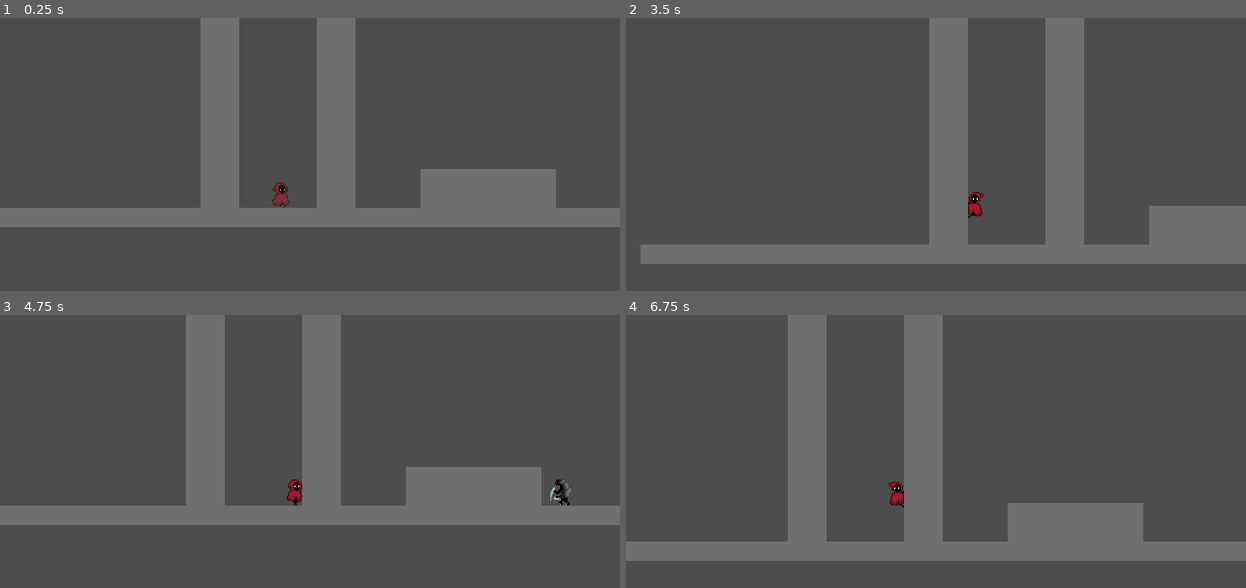
Above: before the commit, frames 1-4 (two rows, left to right).
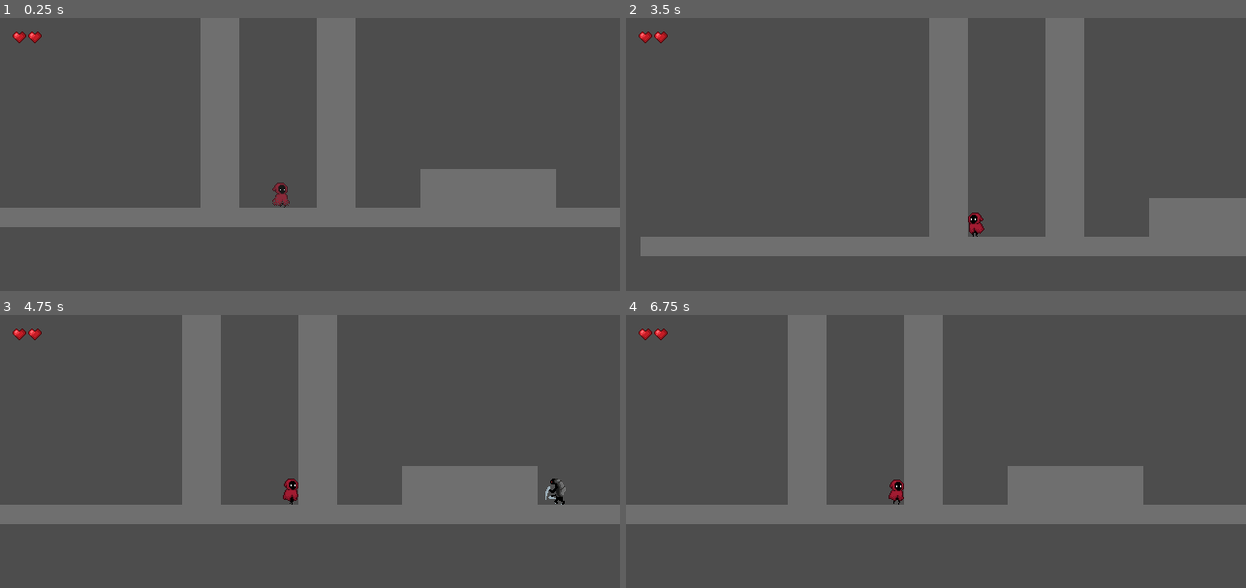
Above: after the commit, the same moments.

Repository: urboifox/platformer
Game: Godot game, scene res://scenes/game.tscn
Same seed, same stepped clock (60 frames per second), same inputs: the game is played once before the commit and once after it.
Inputs:
- Up to frame 1 (0.25 s): no input
- Up to frame 2 (3.5 s): hold Right (right) 0.53-2.03 s; tap Space (jump) at 0.6, 0.77, 1.07, 1.52, 1.55, 1.82, 2.3, 2.85, 3.02, 3.32 s; tap Q (attack) at 1.35 s; hold Left (left) from 2.03 s (still down); tap E (dash) at 2.1 s
- Up to frame 3 (4.75 s): tap Q (attack) at 3.6 s; tap Space (jump) at 3.77, 3.8, 4.07, 4.52, 4.55 s; release Left (left) at 4.28 s; hold Right (right) from 4.28 s (still down); tap E (dash) at 4.35 s
- Up to frame 4 (6.75 s): keep holding Right (right); tap Space (jump) at 4.82, 5.1, 6.02, 6.05, 6.32 s; tap Q (attack) at 5.85 s; tap E (dash) at 6.6 s

The runs differ from the first frame. In frame 1, 0.1% of the frame differs, in the area x 2-7%, y 4-10%; in frame 2, 5.6%; in frame 3, 3.1%; in frame 4, 17%, in the area x 0-100%, y 4-91%.

Commit message:
feat: add hearts to canvas layer

Diff:
--- a/scenes/game.gd
+++ b/scenes/game.gd
@@ -4,18 +4,24 @@
 
 @onready var player: Player = $player
 @onready var level_container: Node2D = $LevelContainer
+@onready var hud: CanvasLayer = $hud
 
 var _level: Node2D
 var _index := 0
 
+
 func _ready() -> void:
 	player.finished_level.connect(_on_finished_level)
 	Input.mouse_mode = Input.MOUSE_MODE_HIDDEN
+	hud.setup(player.stats.health)
+	player.health_changed.connect(hud.update_health)
+	hud.update_health(player.stats.health)
 	load_level(0)
+
 
 func load_level(index: int) -> void:
 	if index >= levels.size() or levels[index] == null:
-		push_warning("LevelManager: level '%s' was not found" % (_index + 1))
+		push_warning("LevelManager: level '%s' was not found" % (index + 1))
 		return
 	if _level:
 		_level.queue_free()
@@ -28,6 +34,7 @@
 	player.camera.reset_smoothing()
 	player.state_machine.transition("TeleportIn")
 
+
 func _on_finished_level() -> void:
 	var next_level_index := (_index + 1) % levels.size()
 	# TODO: if it's the last level do something
--- a/scenes/game.tscn
+++ b/scenes/game.tscn
@@ -4,6 +4,7 @@
 [ext_resource type="PackedScene" uid="uid://dr8ioja5inmsv" path="res://scenes/player/player.tscn" id="1_uwrxv"]
 [ext_resource type="PackedScene" uid="uid://dlpvvngv32dbk" path="res://scenes/levels/level_1.tscn" id="2_yqjtg"]
 [ext_resource type="PackedScene" uid="uid://dmqwm1whvogj4" path="res://scenes/levels/level_2.tscn" id="3_lbhrr"]
+[ext_resource type="PackedScene" uid="uid://qqv3xtq4cs7g" path="res://scenes/hud/hud.tscn" id="5_iywne"]
 
 [node name="game" type="Node2D" unique_id=1135410216]
 script = ExtResource("1_lnu2h")
@@ -12,3 +13,5 @@
 [node name="player" parent="." unique_id=265386101 instance=ExtResource("1_uwrxv")]
 
 [node name="LevelContainer" type="Node2D" parent="." unique_id=668704692]
+
+[node name="hud" parent="." unique_id=854056363 instance=ExtResource("5_iywne")]
--- /dev/null
+++ b/scenes/hud/heart.tscn
@@ -0,0 +1,35 @@
+[gd_scene format=3 uid="uid://d33tdkn3av4um"]
+
+[ext_resource type="Texture2D" uid="uid://cu1mt28jbt14b" path="res://assets/images/hearts.png" id="1_v30as"]
+
+[sub_resource type="AtlasTexture" id="AtlasTexture_iywne"]
+atlas = ExtResource("1_v30as")
+region = Rect2(128, 0, 32, 32)
+
+[sub_resource type="AtlasTexture" id="AtlasTexture_p57ef"]
+atlas = ExtResource("1_v30as")
+region = Rect2(0, 0, 32, 32)
+
+[sub_resource type="SpriteFrames" id="SpriteFrames_ydybj"]
+animations = [{
+"frames": [{
+"duration": 1.0,
+"texture": SubResource("AtlasTexture_iywne")
+}],
+"loop": 0,
+"name": &"empty",
+"speed": 10.0
+}, {
+"frames": [{
+"duration": 1.0,
+"texture": SubResource("AtlasTexture_p57ef")
+}],
+"loop": 0,
+"name": &"filled",
+"speed": 10.0
+}]
+
+[node name="heart" type="AnimatedSprite2D" unique_id=996599575]
+scale = Vector2(0.5, 0.5)
+sprite_frames = SubResource("SpriteFrames_ydybj")
+animation = &"empty"
--- /dev/null
+++ b/scenes/hud/hud.gd
@@ -0,0 +1,20 @@
+extends CanvasLayer
+
+@export var hearts_spacing: float = 16.0
+
+const HEART = preload("res://scenes/hud/heart.tscn")
+
+@onready var hearts: Node2D = $Hearts
+
+
+func setup(total_hearts: int) -> void:
+	for i in total_hearts:
+		var heart := HEART.instantiate()
+		heart.position.x = hearts_spacing * i
+		hearts.add_child(heart)
+
+
+func update_health(current_health: float) -> void:
+	for i in hearts.get_child_count():
+		var heart := hearts.get_child(i) as AnimatedSprite2D
+		heart.play("filled" if i < current_health else "empty")
--- /dev/null
+++ b/scenes/hud/hud.tscn
@@ -0,0 +1,9 @@
+[gd_scene format=3 uid="uid://qqv3xtq4cs7g"]
+
+[ext_resource type="Script" uid="uid://dxnmwcd4b5qgw" path="res://scenes/hud/hud.gd" id="1_48c2t"]
+
+[node name="hud" type="CanvasLayer" unique_id=854056363]
+script = ExtResource("1_48c2t")
+
+[node name="Hearts" type="Node2D" parent="." unique_id=286127249]
+position = Vector2(20, 20)
--- a/scenes/player/player.gd
+++ b/scenes/player/player.gd
@@ -23,10 +23,12 @@
 var air_jumps: int
 
 signal finished_level()
+signal health_changed(value: float)
 
 
 func _ready() -> void:
 	hp = stats.health
+	health_changed.emit(hp)
 	air_dashes = stats.air_dashes
 	air_jumps = stats.air_jumps
 	state_machine.start()
@@ -86,7 +88,10 @@
 	if invincible_timer > 0.0:
 		return
 	hp -= damage
+	health_changed.emit(hp)
 	knockback_direction = signf(global_position.x - source_position.x)
+	if knockback_direction == 0.0:
+		knockback_direction = -signf(sprite.scale.x)
 	if hp <= 0.0:
 		state_machine.transition("Die")
 		return
@@ -119,6 +124,7 @@
 func respawn() -> void:
 	global_position = spawn_position
 	hp = stats.health
+	health_changed.emit(hp)
 	invincible_timer = stats.invincible_time
 	camera.reset_smoothing()
 
--- a/scenes/player/player.tscn
+++ b/scenes/player/player.tscn
@@ -481,7 +481,7 @@
 
 [node name="AnimatedSprite2D" type="AnimatedSprite2D" parent="." unique_id=49854906]
 sprite_frames = SubResource("SpriteFrames_x7p2l")
-animation = &"fall"
+animation = &"idle"
 
 [node name="hitbox" parent="AnimatedSprite2D" unique_id=2061379113 instance=ExtResource("4_kvlxm")]
 collision_mask = 128
--- a/scenes/player/states/player_state.gd
+++ b/scenes/player/states/player_state.gd
@@ -34,3 +34,14 @@
 		return false
 	player.air_jumps -= 1
 	return true
+
+
+func try_wall_slide() -> bool:
+	if not player.is_on_wall():
+		return false
+	var wall_side = -signf(player.get_wall_normal().x)
+	if signf(Input.get_axis("left", "right")) != wall_side:
+		return false
+	if wall_side == player.last_wall_side:
+		return false
+	return true
--- a/scenes/player/states/player_state_fall.gd
+++ b/scenes/player/states/player_state_fall.gd
@@ -13,9 +13,6 @@
 	if try_dash():
 		return state_machine.transition("Dash")
 
-	if try_air_jump():
-		return state_machine.transition("Jump")
-
 	if player.is_on_floor():
 		Audio.play("land", 0.5)
 		return state_machine.transition(player.land_state())
@@ -23,11 +20,13 @@
 	if player.velocity.y > 400.0:
 		Audio.play_loop("falling")
 
-	if player.is_on_wall():
-		if signf(Input.get_axis("left", "right")) == player.last_wall_side:
-			return state_machine.transition("WallSlide")
+	if try_wall_slide():
+		return state_machine.transition("WallSlide")
 
 	if player.coyote_timer > 0.0 and Input.is_action_just_pressed("jump"):
+		return state_machine.transition("Jump")
+
+	if try_air_jump():
 		return state_machine.transition("Jump")
 
 	if Input.is_action_just_pressed("attack"):
--- a/scenes/player/states/player_state_jump.gd
+++ b/scenes/player/states/player_state_jump.gd
@@ -13,9 +13,6 @@
 	if try_dash():
 		return state_machine.transition("Dash")
 
-	if try_air_jump():
-		return state_machine.transition("Jump")
-
 	if player.is_on_floor():
 		return state_machine.transition(player.land_state())
 
@@ -28,8 +25,10 @@
 	if Input.is_action_just_pressed("attack"):
 		return state_machine.transition("Attack")
 
-	if player.is_on_wall():
-		if player.last_wall_side != -signf(player.get_wall_normal().x):
-			return state_machine.transition("WallSlide")
+	if try_wall_slide():
+		return state_machine.transition("WallSlide")
+
+	if try_air_jump():
+		return state_machine.transition("Jump")
 
 	player.move_x(player.stats.speed, delta)
Binary file added: assets/images/hearts.png
Not shown, added: assets/images/hearts.png.import
Not shown, added: scenes/hud/hud.gd.uid
